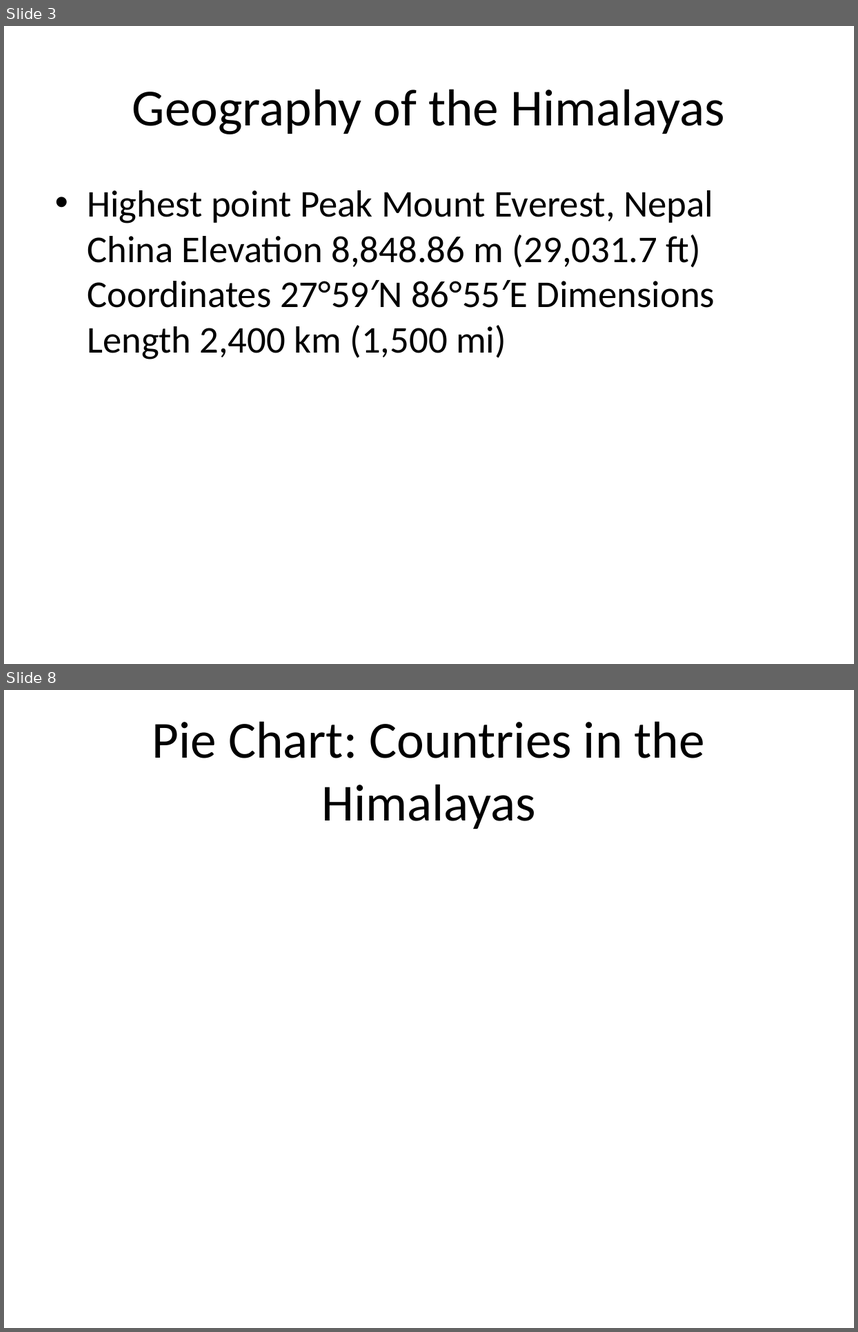
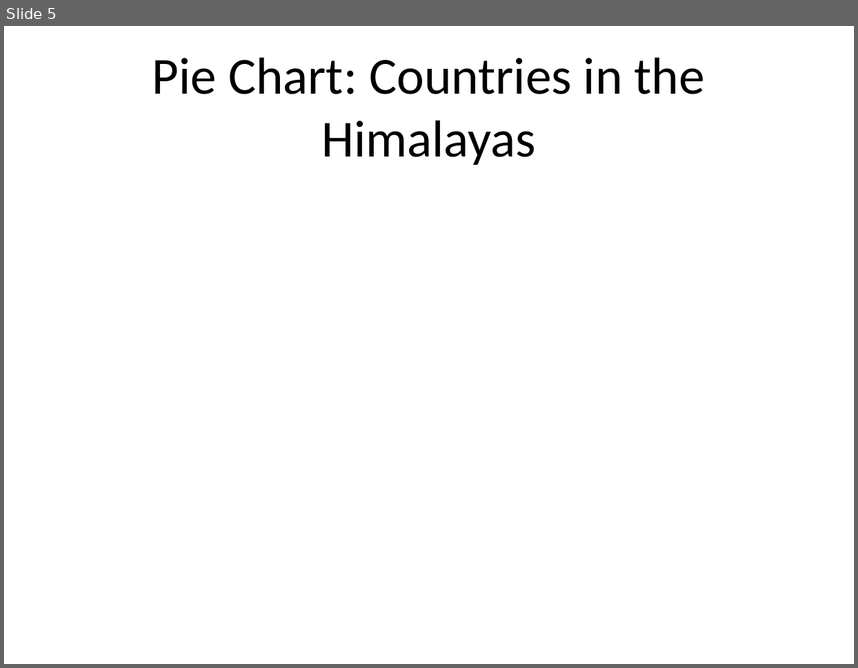
Before and after one commit to Abinayasankar-co/alsanotes, a slide deck: backend/business_performance_presentation.pptx. Shown one above the other, each under a label of ours: slides 3 and 8 before the commit, slide 5 after it; the slides between them are not shown. The pictures are 858x1332 and 858x668 pixels, drawn with LibreOffice and Linux fonts; fonts in the diff are those of the drawing. Boxes give left, top, right and bottom in pixels: in the first picture for what was removed or moved away, otherwise in the second. Text is boxed around its words. In the diff, an @@ line names an element or a change of style, - is before the commit and + after.

```diff
--- a/backend/business_performance_presentation.pptx
+++ b/backend/business_performance_presentation.pptx
@@ slide 3 removed at <box>4,26,854,664</box>, background #FFFFFF @@
@@ title removed at <box>132,89,725,134</box> @@
-Geography of the Himalayas
@@ text removed at <box>87,190,715,359</box> @@
-• Highest point Peak Mount Everest, Nepal China Elevation 8,848.86 m (29,031.7 ft) Coordinates 27°59′N 86°55′E Dimensions Length 2,400 km (1,500 mi)
@@ what was slide 8 is now slide 5 @@
```
Also in this commit, not shown: 4 slides changed, 1 slide added, 3 other slides removed, 9 other files.
